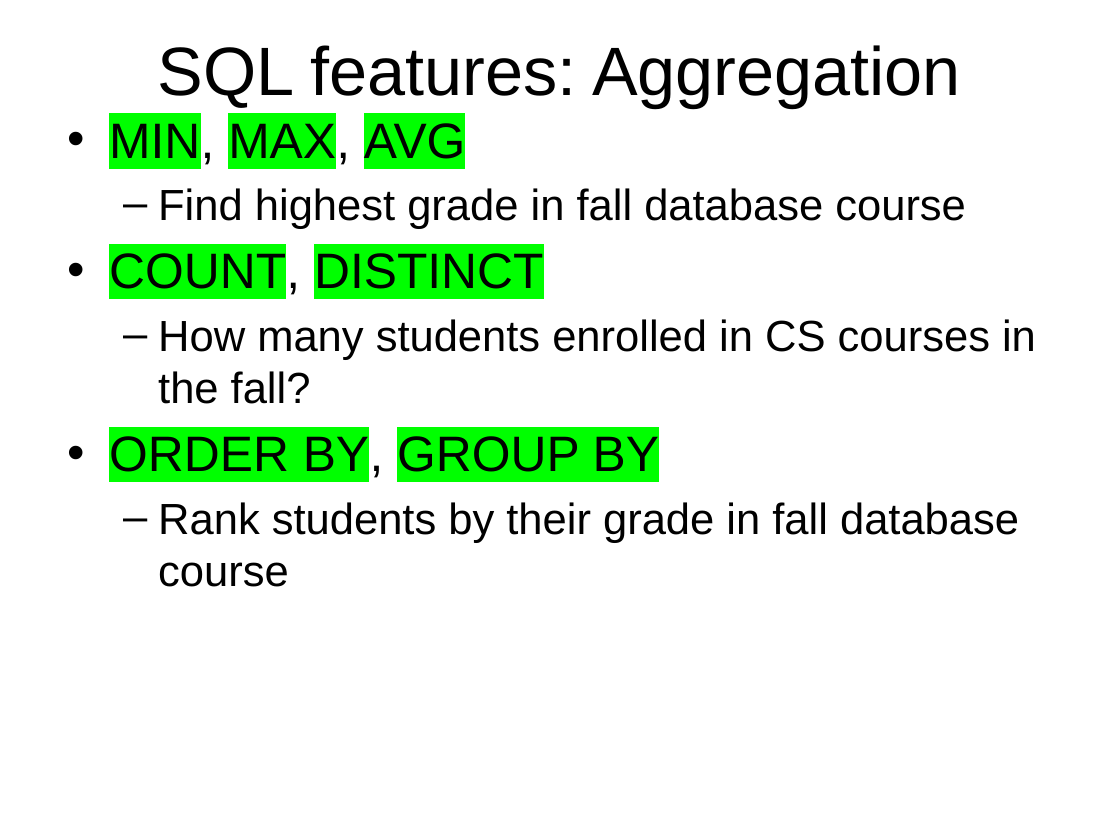
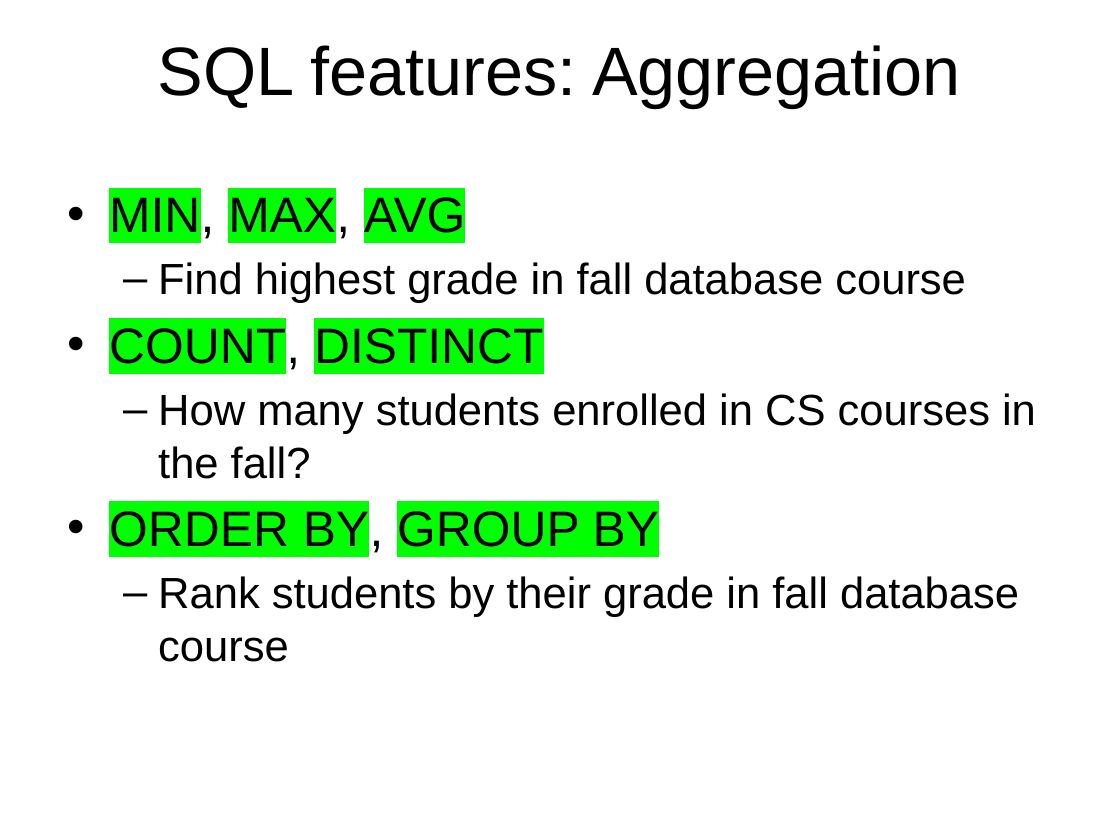
Before and after one commit to mahmoudparsian/data-warehousing-and-business-intelligence, a slide deck: slide 47 of resources/class_lectures/week_02_intro_to_relational_databases.pptx (slide 46 before the commit). Drawn at 1120x840 pixels with LibreOffice and Linux fonts; fonts in the diff are those of the drawing. Boxes give left, top, right and bottom in pixels: in the first picture for what was removed or moved away, otherwise in the second. Text is boxed around its words. In the diff, an @@ line names an element or a change of style, - is before the commit and + after.

```diff
--- a/resources/class_lectures/week_02_intro_to_relational_databases.pptx
+++ b/resources/class_lectures/week_02_intro_to_relational_databases.pptx
@@ text "MIN, MAX, AVG": place and size @@
-text "MIN, MAX, AVG" at bbox=[109, 118, 1036, 587]
+text "MIN, MAX, AVG" at bbox=[109, 193, 1036, 662]
```
Also in this commit, not shown: 7 other slides changed, 1 slide added, 3 other files.
